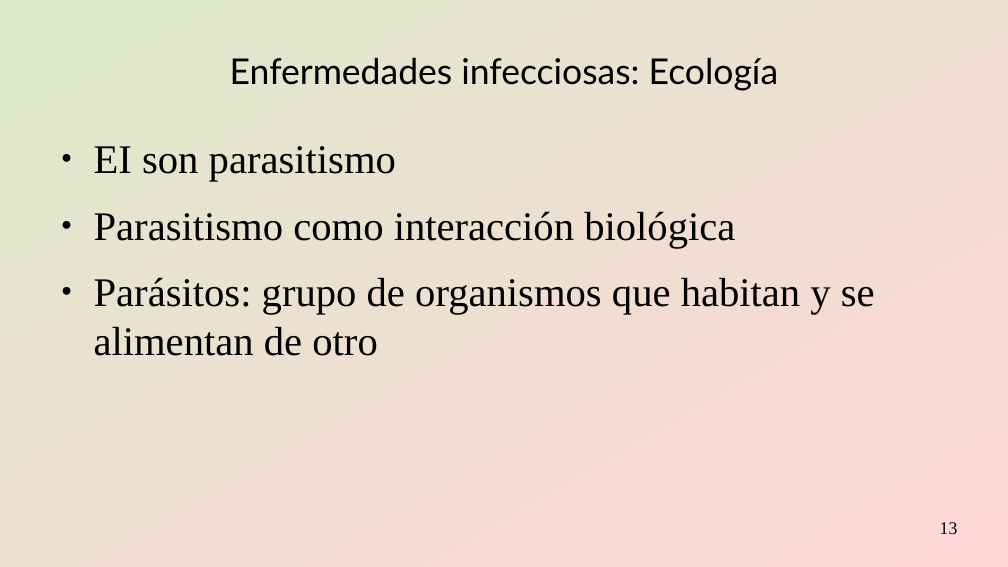
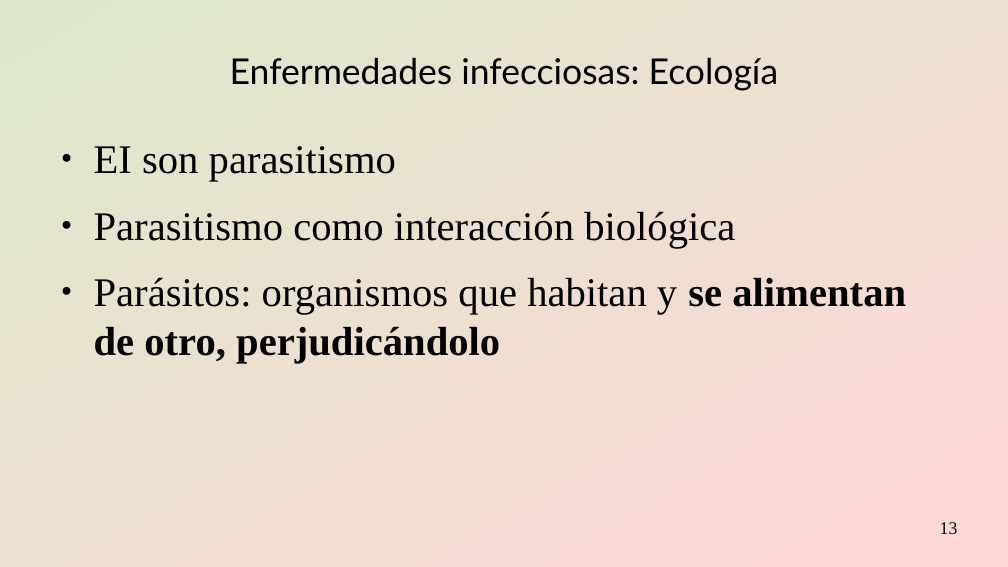
Before and after one commit to gerardommc/Medicina-Cons, a slide deck: slide 13 of Infecciosas.odp. Drawn at 1008x567 pixels with LibreOffice and Linux fonts; fonts in the diff are those of the drawing. Boxes give left, top, right and bottom in pixels: in the first picture for what was removed or moved away, otherwise in the second. Text is boxed around its words. In the diff, an @@ line names an element or a change of style, - is before the commit and + after.

Commit message:
Infecciosas

```diff
--- a/Infecciosas.odp
+++ b/Infecciosas.odp
@@ text at box(94, 277, 906, 363): text changed; bold on @@
-● Parásitos: grupo de organismos que habitan y se alimentan de otro
+● Parásitos: organismos que habitan y se alimentan de otro, perjudicándolo
```
Also in this commit, not shown: 5 slides added, 9 other files.
